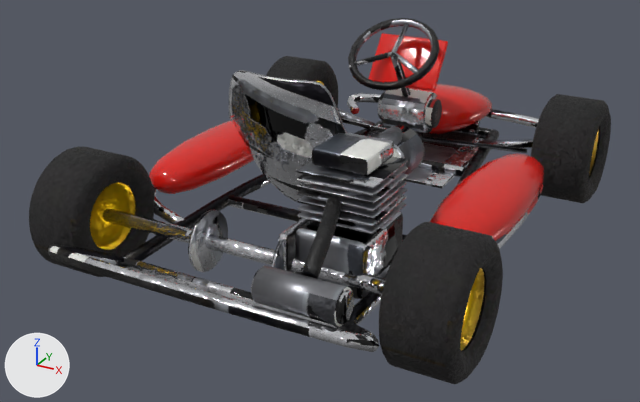
Before and after pictures for a commit that changed the glTF model ragdoll-crash-physics/blender/out/GoKart.glb.
Rendered twice from a 50 mm lens placed at (5.2, -10.46, 5.53), pointed at (-0.31, -0.45, 0.52). The lights are fixed; the arrows at lower left show +X, +Y and +Z. The first picture is the older version. Vertices at exactly the same position are counted once.

Names of what the first picture shows: 'GoKart_Body', 'GoKart_Trim', 'GoKart_Wheel1', 'GoKart_Wheel2', 'GoKart_Wheel3', 'GoKart_Wheel4'.
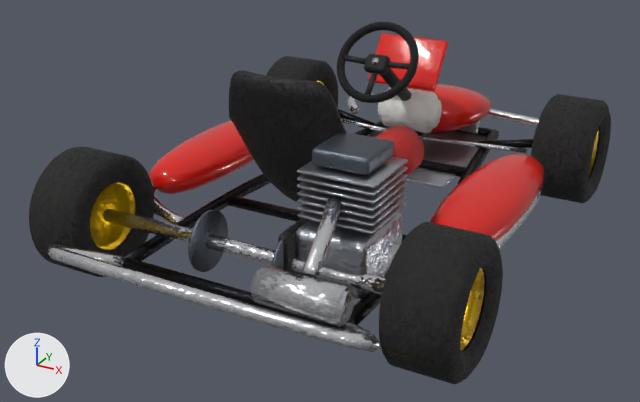
Location of each change, (x1, y1, x2, y2) in pixels of the pictures (640 x 402 px; the box of a moved part takes in the faces that stretch with it):
'GoKart_Trim', reshaped
    before: (48, 18, 543, 352)
    after: (48, 70, 543, 352)
'GoKart_Steer', added
    after: (337, 22, 419, 103)
'GoKart_Interior', added
    after: (379, 68, 412, 101)
part 1 of me_gokart_trim, deleted
    before: (348, 18, 440, 91)
part 2 of me_gokart_trim, deleted
    before: (392, 52, 418, 73)
part 3 of me_gokart_trim, deleted
    before: (392, 23, 409, 52)
part 4 of me_gokart_trim, deleted
    before: (355, 51, 393, 66)
part 5 of me_gokart_trim, moved or reshaped (mostly hidden afterwards)
    before: (391, 56, 424, 136)
    after: (415, 131, 424, 136)
part 6 of me_gokart_trim, surface changed
    before: (48, 56, 543, 352)
    after: (48, 70, 543, 352)

The edits, one by one:
Picture 'GoKart_Steer_Color' (img_gokart_steer_color) is new.
Picture 'GoKart_Steer_Normal' (img_gokart_steer_normal) is new.
Picture 'GoKart_Steer_Metalness-GoKart_Steer_Roughness' (img_gokart_steer_metalness_gokart_steer_roughness) is new.
Picture 'GoKart_Interior_Color' (img_gokart_interior_color) is new.
Picture 'GoKart_Interior_Roughness' (img_gokart_interior_roughness) is new.
Picture 'GoKart_Interior_Normal' (img_gokart_interior_normal) is new.
Material 'GoKart_Steer_PBR' (mat_gokart_steer_pbr) is new.
Uses the picture img_gokart_steer_color.
Uses the picture img_gokart_steer_metalness_gokart_steer_roughness.
Uses the picture img_gokart_steer_normal.
Material 'GoKart_Interior_PBR' (mat_gokart_interior_pbr) is new.
Uses the picture img_gokart_interior_color.
Uses the picture img_gokart_interior_normal.
Uses the picture img_gokart_interior_roughness.
me_gokart_trim is used by ob_gokart_trim; location (0.0, 0.0, 0.0).
Verts and faces of me_gokart_trim; kept vertices keep their numbers, new ones are numbered from 2864.
Before the commit, vertices of me_gokart_trim: 1610 (-0.06, 1.25, 2.25), 1611 (-0.04, 1.22, 2.23) at pixel (390, 57), 1612 (0.0, 1.2, 2.21) at pixel (393, 59), 1613 (0.04, 1.22, 2.23) at pixel (396, 58), 1614 (0.06, 1.25, 2.25).
Before the commit, vertices of me_gokart_trim: 1615 (0.04, 1.28, 2.27) at pixel (398, 54), 1616 (0.0, 1.3, 2.29) at pixel (395, 52), 1617 (-0.04, 1.28, 2.27).
me_gokart_trim had 2864 vertices, 5568 faces and spanned x -2.54..2.54, y -4.07..4.38, z 0.38..2.76.
me_gokart_trim now has 2652 vertices, 5156 faces and spans x -2.54..2.54, y -4.07..4.38, z 0.38..2.76.
me_gokart_trim part 1: the loose piece of 176 vertices spanning x -0.68..0.68, y 0.64..1.76, z 1.88..2.72 is deleted.
me_gokart_trim part 2: the loose piece of 12 vertices spanning x -0.02..0.54, y 0.92..1.24, z 2.09..2.33 is deleted.
me_gokart_trim part 3: the loose piece of 12 vertices spanning x -0.04..0.04, y 1.18..1.71, z 2.27..2.68 is deleted.
me_gokart_trim part 4: the loose piece of 12 vertices spanning x -0.54..0.02, y 0.92..1.24, z 2.09..2.33 is deleted.
Part 5, on me_gokart_trim:
Vertices 1610, 1611, 1613, 1614 move by (0.0, 0.65, -0.86).
Vertex 1612 moves to (0.0, 1.85, 1.36).
Vertex 1615 moves to (0.04, 1.94, 1.41).
Vertex 1617 moves to (-0.04, 1.94, 1.41).
Vertex 1616 moves to (0.0, 1.95, 1.42).
me_gokart_trim part 6: 5116 kept faces spanning x -2.54..2.54, y -4.07..4.38, z 0.38..2.76 get new texture (UV) coordinates.
Mesh me_gokart_steer is new.
It has 616 vertices, 1212 faces and spans x -0.61..0.61, y -0.38..0.38, z -0.505..0.505.
It uses material mat_gokart_steer_pbr.
Mesh me_gokart_interior is new.
It has 72 vertices, 140 faces and spans x -0.09..0.09, y 0.706..1.961, z 1.316..2.291.
It uses material mat_gokart_interior_pbr.
Object 'GoKart_Steer' (ob_gokart_steer) is new; it shows me_gokart_steer.
Its location is (0.0, 0.65, 2.3).
Object 'GoKart_Interior' (ob_gokart_interior) is new; it shows me_gokart_interior.
Its location is (0.0, 0.0, 0.0).
